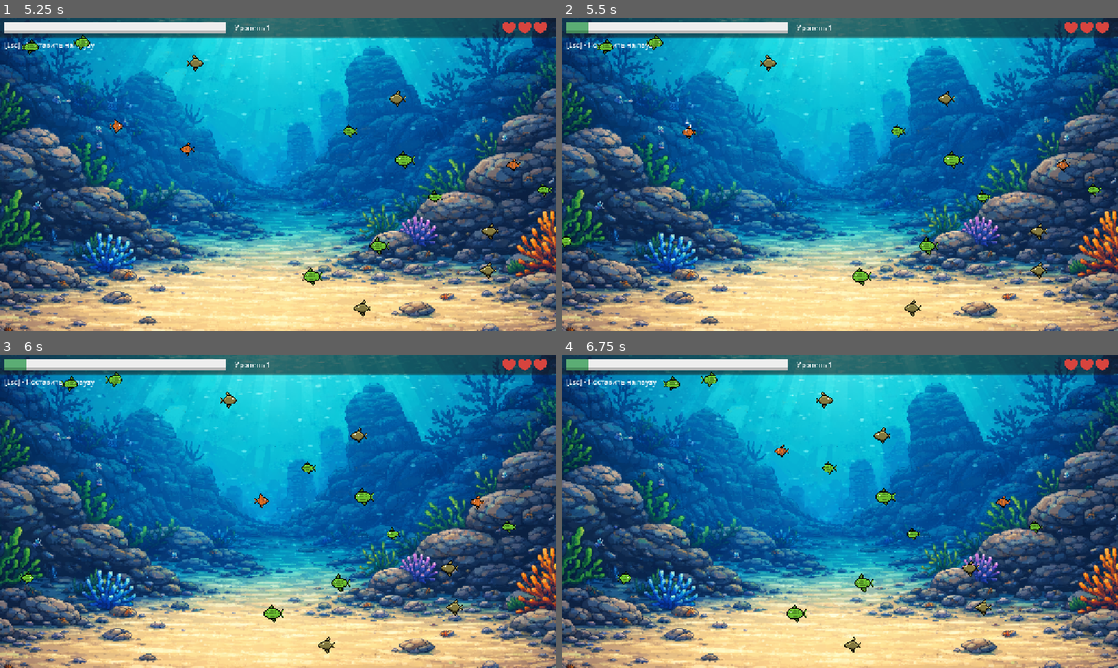
Above: before the commit, frames 1-4 (two rows, left to right).
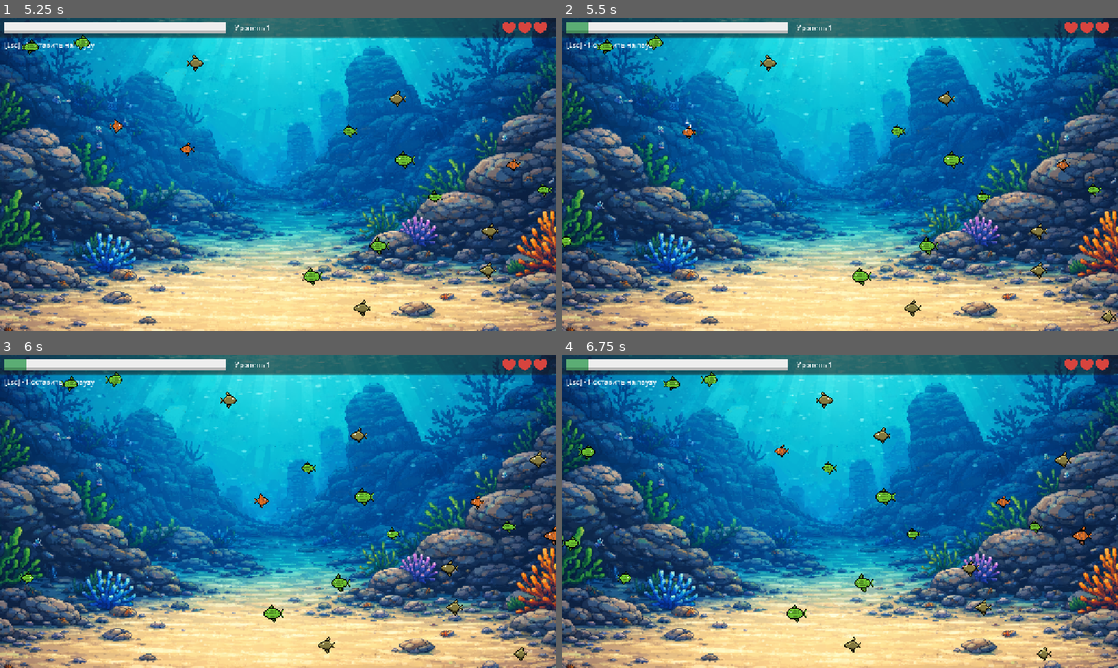
Above: after the commit, the same moments.

Repository: kotofeyy/BecomeBigFish-game
Game: Godot game, scene res://scenes/main.tscn
The game is run twice, just before and just after one commit, with the same random seed, the same clock (stepped at 60 frames per second) and the same inputs.
Inputs (mouse positions are in pixels of both pictures, inside the frame that each line leads up to):
- Up to frame 1 (5.25 s): click "Начать игру" at 0.5 s; move the mouse to (400, 158) at 1.27 s; move the mouse to (166, 190) at 2.02 s; move the mouse to (333, 105) at 2.77 s; move the mouse to (250, 237) at 3.52 s; move the mouse to (444, 221) at 4.27 s; move the mouse to (111, 127) at 5.02 s
- Up to frame 2 (5.5 s): no input
- Up to frame 3 (6 s): move the mouse to (305, 511) at 5.77 s
- Up to frame 4 (6.75 s): move the mouse to (756, 433) at 6.52 s

Frame 1 is identical in both runs. In frame 2, less than 0.1% of the frame differs, in the area x 97-100%, y 93-98%; in frame 3, 0.2%; in frame 4, 0.4%, in the area x 0-96%, y 28-98%.

Commit message:
бонус магнит. механика примагничивания рыбы

Diff:
--- a/code/main.gd
+++ b/code/main.gd
@@ -12,6 +12,7 @@
 @onready var heart_sprite: TextureRect = $CanvasLayer/HeartSprite
 @onready var shield_ability: Sprite2D = $ShieldAbility
 @onready var heart_ability: Sprite2D = $HeartAbility
+@onready var magnet_ability: Sprite2D = $MagnetAbility
 @onready var progress_bar: ProgressBar = $CanvasLayer/Header/MarginContainer/VBoxContainer/ProgressBar
 @onready var level_label: Label = $CanvasLayer/Header/MarginContainer/VBoxContainer/LevelLabel
 @onready var animated_sprite_eat: AnimatedSprite2D = $AnimatedSpriteEat
@@ -29,10 +30,11 @@
 var heart = 3
 var max_value_of_progress_bar = 10
 var game_is_started = false
-var count_of_fishes = 15
+var count_of_fishes = 20
 var size_screen
 var center_of_screen
 var is_shield_enable = false
+
 
 func _ready() -> void:
 	size_screen = get_window().get_visible_rect().size
@@ -125,6 +127,10 @@
 		audio_eat.play()
 		heart_ability.position = Vector2(-100, 0)
 		on_heart_enable()
+	if parent.name == "MagnetAbility":
+		audio_eat.play()
+		magnet_ability.position = Vector2(-100, 0)
+		on_magnet_enable()
 	else:
 		if parent is Fish:
 			if player_scale >= parent.fish_scale:
@@ -192,6 +198,14 @@
 		shield_ability.position = Vector2(-100, 0))
 
 
+func on_magnet_dropping() -> void:
+	magnet_ability.position.x = randi_range(40, size_screen.x - 40)
+	var tween = get_tree().create_tween()
+	tween.tween_property(magnet_ability, "position:y", size_screen.y + 100, 5.0)
+	tween.finished.connect(func():
+		magnet_ability.position = Vector2(-100, 0))
+
+
 func on_shield_enable() -> void:
 	is_shield_enable = true
 	player_shield.visible = true
@@ -204,6 +218,15 @@
 	if heart < 3:
 		heart += 1
 	update_heart()
+
+
+func on_magnet_enable() -> void:
+	var children = fishes.get_children()
+	for fish: Fish in children:
+		if fish.fish_scale <= player_scale:
+			on_shield_enable()
+			var tween = get_tree().create_tween()
+			tween.tween_property(fish, "position", player.position, 0.5)
 
 
 func update_heart() -> void:
@@ -218,6 +241,7 @@
 func _on_timer_for_shield_timeout() -> void:
 	if game_is_started:
 		on_shield_dropping()
+		on_magnet_dropping()
 
 
 func _on_timer_for_heart_timeout() -> void:
--- a/scenes/fish.gd
+++ b/scenes/fish.gd
@@ -7,6 +7,7 @@
 var fish_scale
 var level = 1
 var fish_level = 1
+
 var level_to_scale = {
 	1: [Util.Size.EXTRA_SMALL, Util.Size.SMALL, Util.Size.MEDIUM],
 	2: [Util.Size.MEDIUM, Util.Size.LARGE, Util.Size.EXTRA_LARGE, Util.Size.DOUBLE_LARGE],
--- a/scenes/main.tscn
+++ b/scenes/main.tscn
@@ -12,6 +12,7 @@
 [ext_resource type="Script" uid="uid://clgllwsf8uycq" path="res://code/play_pause.gd" id="9_85g3d"]
 [ext_resource type="AudioStream" uid="uid://t8andxrkh4cm" path="res://sounds/wrong.wav" id="10_choun"]
 [ext_resource type="Texture2D" uid="uid://hoso7mk5ps7k" path="res://sprites/shield.png" id="11_ya4ey"]
+[ext_resource type="Texture2D" uid="uid://ntwg8bsywljj" path="res://sprites/magnet.png" id="13_trceg"]
 
 [sub_resource type="RectangleShape2D" id="RectangleShape2D_sugp2"]
 
@@ -96,6 +97,9 @@
 [sub_resource type="CircleShape2D" id="CircleShape2D_eb6dy"]
 radius = 17.0
 
+[sub_resource type="CircleShape2D" id="CircleShape2D_a8y0u"]
+radius = 18.027756
+
 [node name="Main" type="Control" unique_id=1144979774]
 layout_mode = 3
 anchors_preset = 15
@@ -381,6 +385,16 @@
 [node name="CollisionShape2D" type="CollisionShape2D" parent="HeartAbility/Area2D" unique_id=1216544247]
 shape = SubResource("CircleShape2D_eb6dy")
 
+[node name="MagnetAbility" type="Sprite2D" parent="." unique_id=1606177449]
+position = Vector2(-50, 0)
+texture = ExtResource("13_trceg")
+
+[node name="Area2D" type="Area2D" parent="MagnetAbility" unique_id=886492809]
+collision_layer = 2
+
+[node name="CollisionShape2D" type="CollisionShape2D" parent="MagnetAbility/Area2D" unique_id=941959998]
+shape = SubResource("CircleShape2D_a8y0u")
+
 [node name="TimerForShield" type="Timer" parent="." unique_id=1957096352]
 wait_time = 15.0
 autostart = true
Binary file added: sprites/magnet.png
Not shown, added: sprites/magnet.png.import
